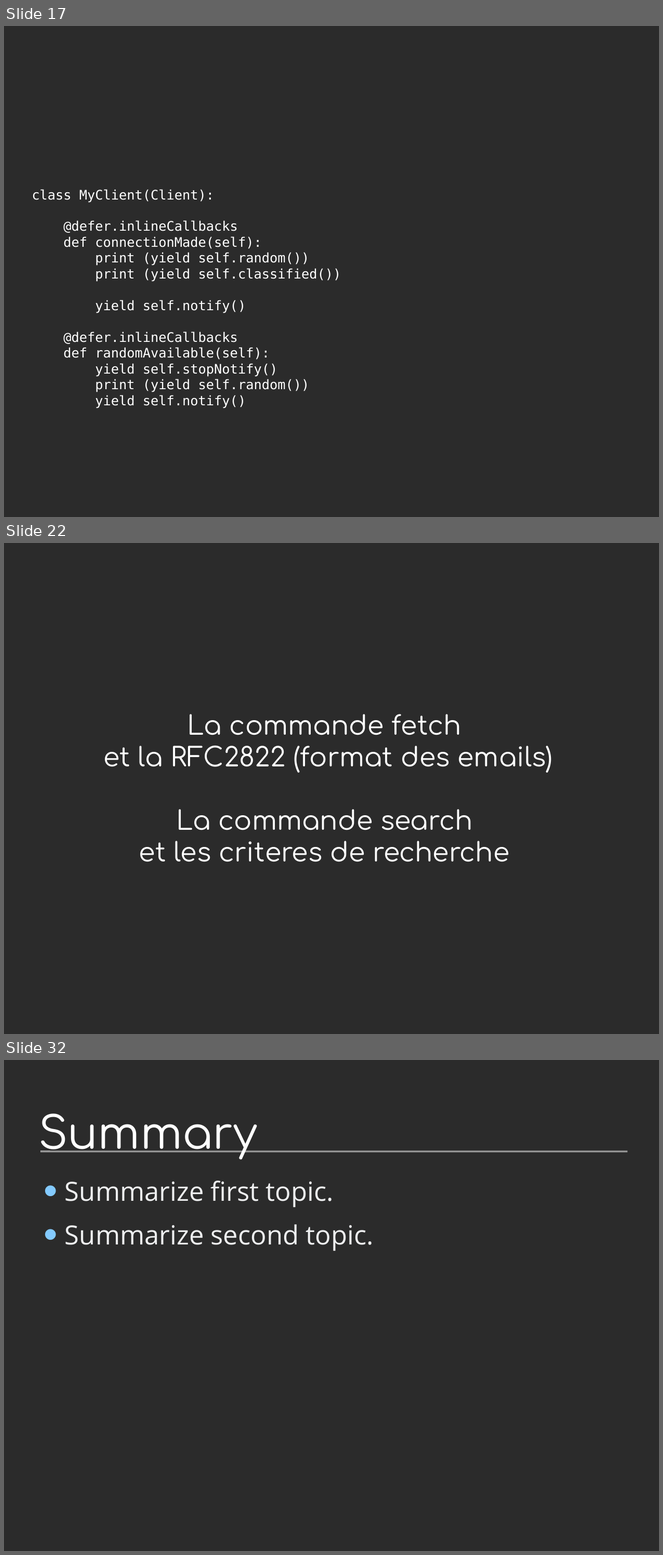
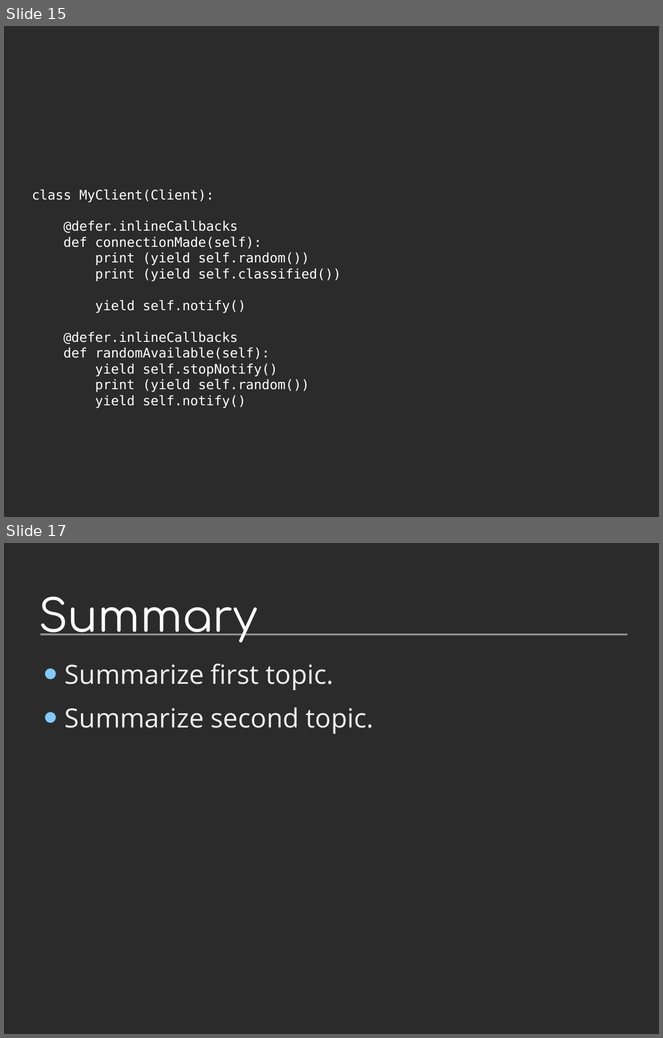
Before and after one commit to jdb/jdb.github.com, a slide deck: imap_idle/pycon-presentation/imap-idle-makingoff.odp. Shown one above the other, each under a label of ours: slides 17, 22 and 32 before the commit, slides 15 and 17 after it; the slides between them are not shown. The pictures are 663x1555 and 663x1038 pixels, drawn with LibreOffice and Linux fonts; fonts in the diff are those of the drawing; background and template pictures are left out; a plain dark background stands for a picture behind light text. Boxes give left, top, right and bottom in pixels: in the first picture for what was removed or moved away, otherwise in the second. Text is boxed around its words. In the diff, an @@ line names an element or a change of style, - is before the commit and + after.

```diff
--- a/imap_idle/pycon-presentation/imap-idle-makingoff.odp
+++ b/imap_idle/pycon-presentation/imap-idle-makingoff.odp
@@ slide 22 removed at [4, 543, 659, 1034], background picture (left out) @@
@@ title removed at [103, 714, 553, 862] @@
-La commande fetch
-et la RFC2822 (format des emails)
-La commande search
-et les criteres de recherche
@@ what was slide 17 is now slide 15 @@
@@ what was slide 32 is now slide 17 @@
```
Also in this commit, not shown: 1 slide changed, 2 slides added, 16 other slides removed.
